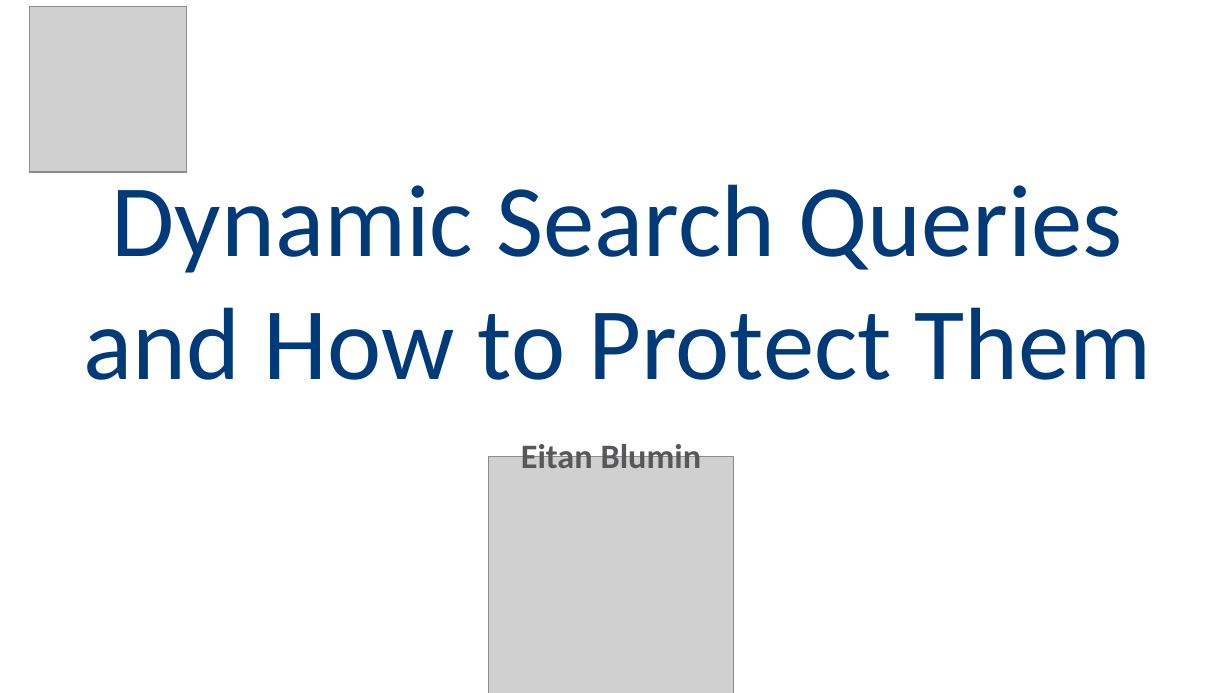
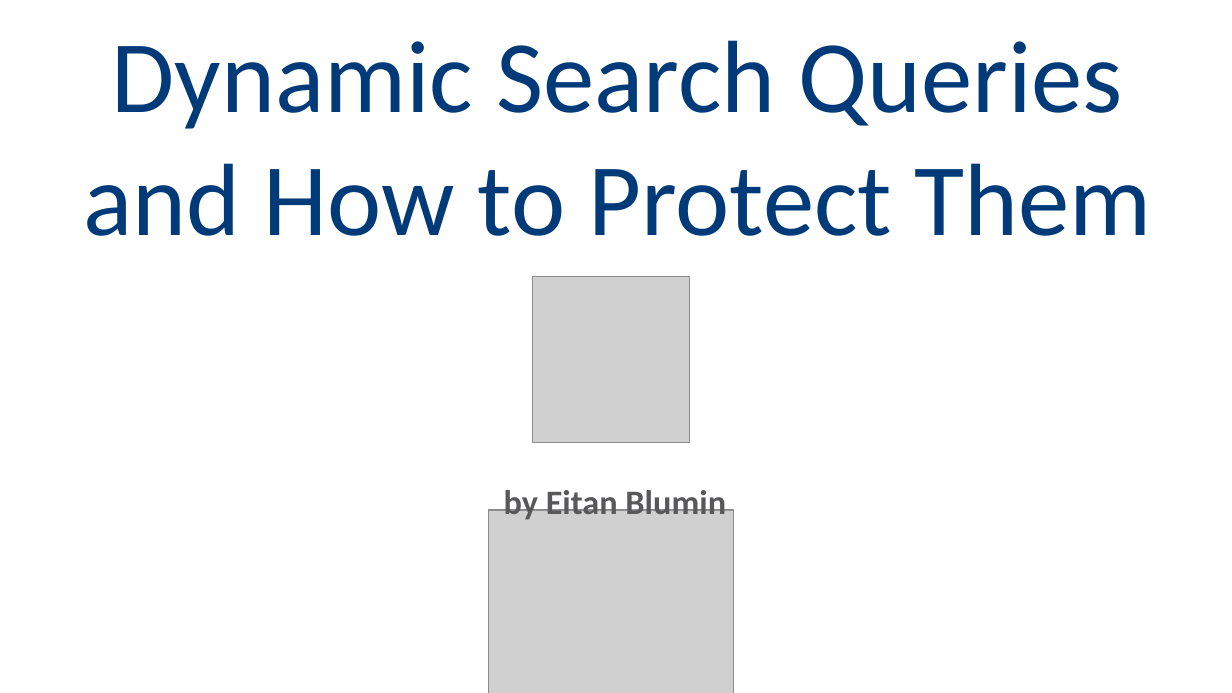
Before and after one commit to MadeiraData/DynamicFilters, a slide deck: slide 1 of DynamicFilters2.pptx. Drawn at 1232x693 pixels with LibreOffice and Linux fonts; fonts in the diff are those of the drawing; grey boxes stand for pictures. Boxes give left, top, right and bottom in pixels: in the first picture for what was removed or moved away, otherwise in the second. Text is boxed around its words. In the diff, an @@ line names an element or a change of style, - is before the commit and + after.

```diff
--- a/DynamicFilters2.pptx
+++ b/DynamicFilters2.pptx
@@ title "Dynamic Search Queries and How ..." rewrapped from (83, 171, 1152, 380) to (83, 40, 1152, 236) @@
@@ picture: place and size @@
-picture at (30, 6, 186, 172)
+picture at (532, 276, 689, 442)
@@ text at (504, 486, 726, 520): text changed @@
-Eitan Blumin
+by Eitan Blumin
@@ picture: place and size @@
-picture at (489, 456, 734, 693)
+picture at (489, 510, 734, 693)
```
Also in this commit, not shown: 8 other slides changed, 12 other files.
